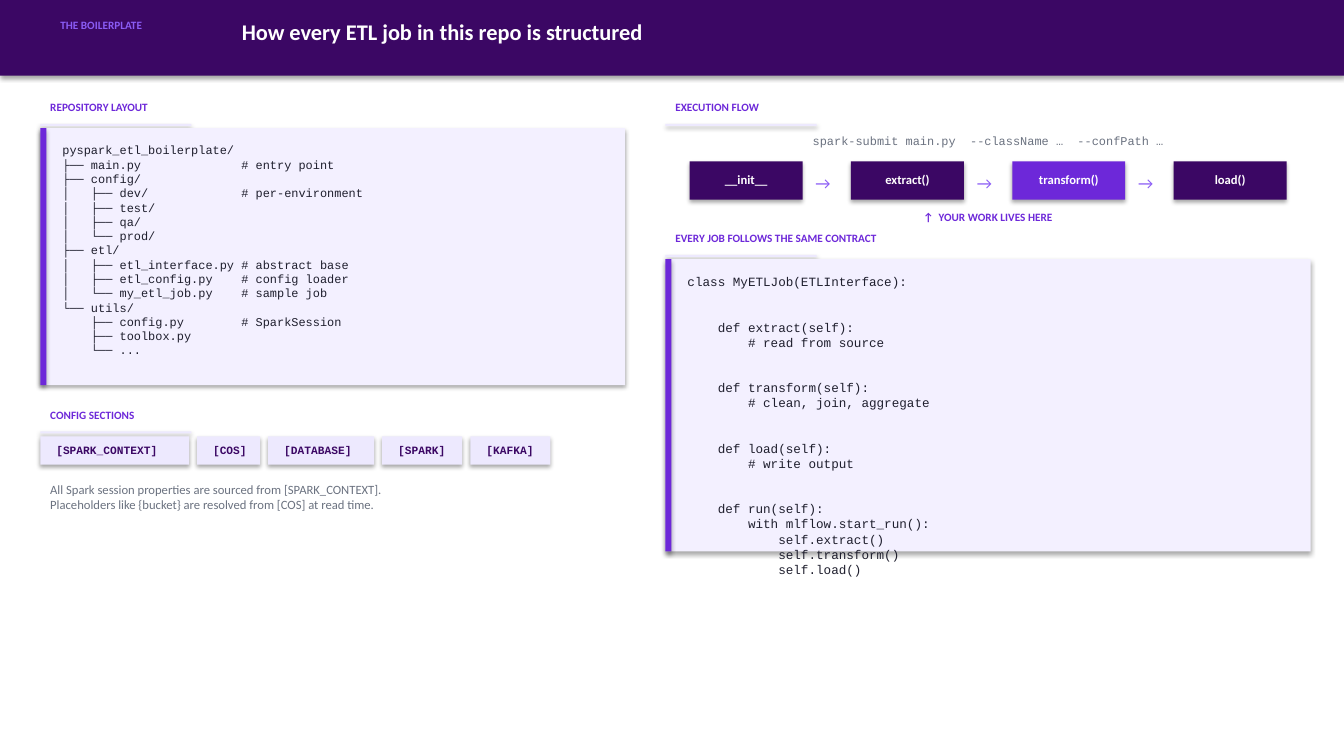
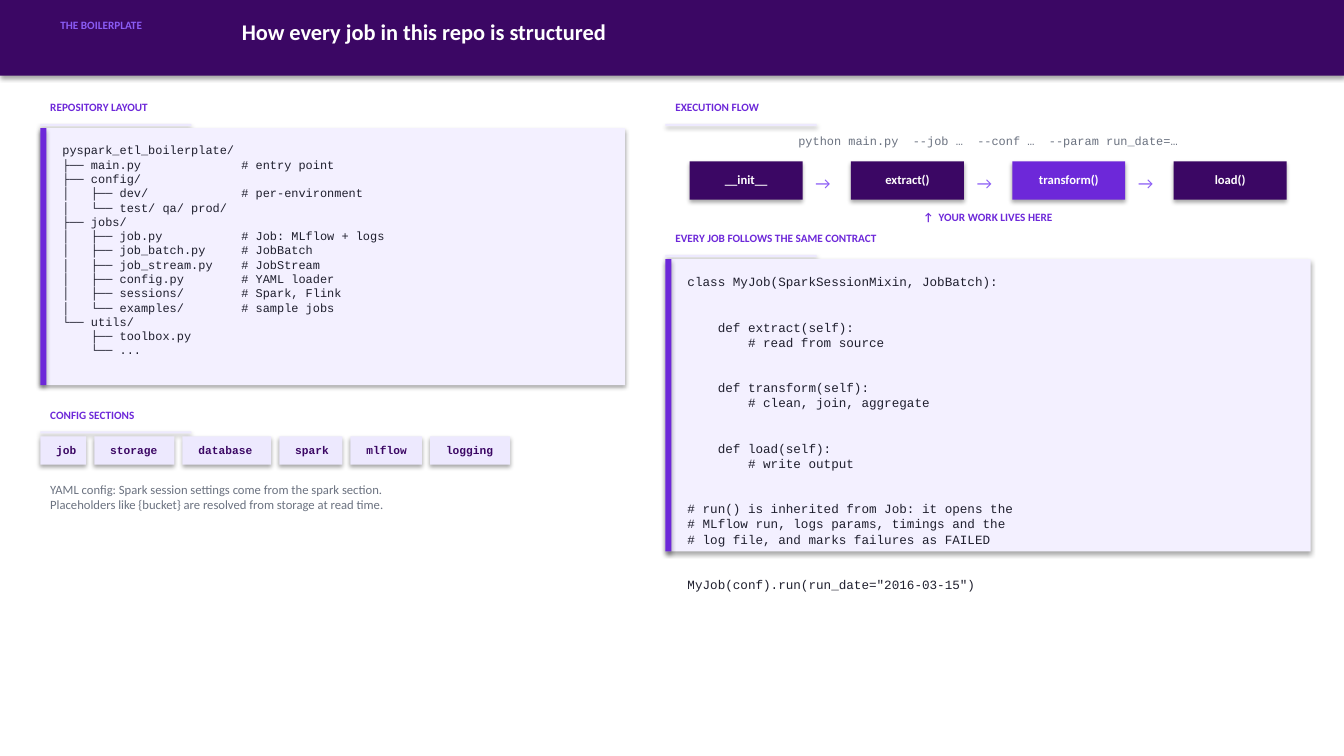
Before and after one commit to siwardean/pyspark_etl_boilerplate, a slide deck: slide 2 of training/slides.pptx. Drawn at 1344x756 pixels with LibreOffice and Linux fonts; fonts in the diff are those of the drawing. Boxes give left, top, right and bottom in pixels: in the first picture for what was removed or moved away, otherwise in the second. Text is boxed around its words. In the diff, an @@ line names an element or a change of style, - is before the commit and + after.

```diff
--- a/training/slides.pptx
+++ b/training/slides.pptx
@@ text at box(242, 24, 606, 44): text changed @@
-How every ETL job in this repo is structured
+How every job in this repo is structured
@@ text at box(798, 137, 1178, 148): text changed @@
-spark-submit main.py --className … --confPath …
+python main.py --job … --conf … --param run_date=…
@@ text at box(91, 203, 385, 315): text changed @@
-│ ├── test/
-│ ├── qa/
-│ └── prod/
-├── etl/
-│ ├── etl_interface.py # abstract base
-│ ├── etl_config.py # config loader
-│ └── my_etl_job.py # sample job
+│ └── test/ qa/ prod/
+├── jobs/
+│ ├── job.py # Job: MLflow + logs
+│ ├── job_batch.py # JobBatch
+│ ├── job_stream.py # JobStream
+│ ├── config.py # YAML loader
+│ ├── sessions/ # Spark, Flink
+│ └── examples/ # sample jobs
@@ text at box(687, 277, 998, 289): text changed @@
-class MyETLJob(ETLInterface):
+class MyJob(SparkSessionMixin, JobBatch):
@@ text at box(120, 318, 342, 329): paragraph removed @@
-├── config.py # SparkSession
@@ rectangle added at box(40, 437, 87, 465), fill #EDE9FE @@
@@ text removed at box(56, 446, 157, 457) @@
-[SPARK_CONTEXT]
@@ text added at box(56, 446, 76, 457), 8 pt, text #3B0764, bold @@
+job
@@ rectangle: place and size @@
-rectangle at box(40, 437, 190, 465)
+rectangle at box(95, 437, 175, 465)
@@ text added at box(110, 446, 157, 457), 8 pt, text #3B0764, bold @@
+storage
@@ rectangle: place and size @@
-rectangle at box(198, 437, 260, 465)
+rectangle at box(182, 437, 271, 465)
@@ text at box(198, 446, 252, 454): text changed @@
-[DATABASE]
+database
@@ text removed at box(213, 446, 247, 457) @@
-[COS]
@@ rectangle: place and size @@
-rectangle at box(268, 437, 374, 465)
+rectangle at box(279, 437, 342, 465)
@@ text at box(295, 446, 329, 457): text changed @@
-[SPARK]
+spark
@@ rectangle: place and size @@
-rectangle at box(382, 437, 463, 465)
+rectangle at box(351, 437, 422, 465)
@@ text added at box(366, 446, 406, 454), 8 pt, text #3B0764, bold @@
+mlflow
@@ rectangle: place and size @@
-rectangle at box(471, 437, 552, 465)
+rectangle at box(430, 437, 510, 465)
@@ text added at box(446, 446, 493, 457), 8 pt, text #3B0764, bold @@
+logging
@@ text removed at box(486, 446, 533, 457) @@
-[KAFKA]
@@ text at box(50, 485, 384, 511): text changed @@
-All Spark session properties are sourced from [SPARK_CONTEXT].
-Placeholders like {bucket} are resolved from [COS] at read time.
+YAML config: Spark session settings come from the spark section.
+Placeholders like {bucket} are resolved from storage at read time.
@@ text at box(687, 504, 1013, 592): text changed @@
-def run(self):
-with mlflow.start_run():
-self.extract()
-self.transform()
-self.load()
+# run() is inherited from Job: it opens the
+# MLflow run, logs params, timings and the
+# log file, and marks failures as FAILED
+MyJob(conf).run(run_date="2016-03-15")
```
Also in this commit, not shown: 7 other files.
